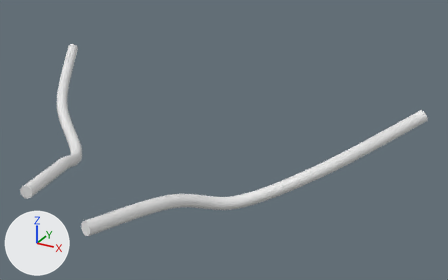
A saved change to the glTF model public/assets/spine/sp_root_l5.glb.
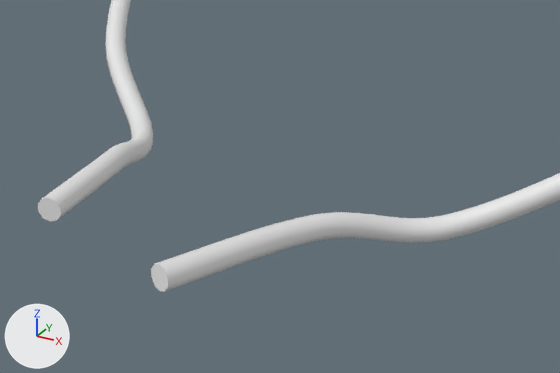
There are two pictures of each version: one whole from a 50 mm lens placed at (80.4, -97.3, 44.0), pointed at (15.6, 20.4, -14.9), one close up on the part from 0% to 67% of the width and 28% to 100% of the height. The lights are fixed; the arrows at lower left show +X, +Y and +Z. The last two pictures show the newer version. Where no turn or scale is listed for an object, it has been applied to the vertices. Vertices at exactly the same position are counted once.

The first close-up shows 'L', 'R'.
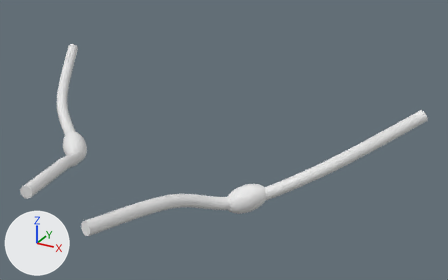
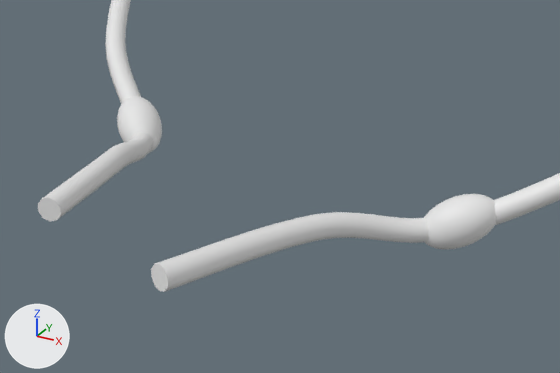
Where the newer file only moved an object's origin or applied its transform, the numbers keep the older frame.

What differs and where, as boxes (x1, y1, x2, y2) in the close-ups (560 x 373 px):
'L', reshaped: before (38, 0, 153, 221); after (38, 0, 162, 222)
part 1 of me_l, added: after (117, 96, 162, 153)
part 2 of me_r, added: after (424, 194, 496, 250)

Diff of the bpy script that builds the scene:
```diff
--- a/public/assets/spine/sp_root_l5.glb.py
+++ b/public/assets/spine/sp_root_l5.glb.py
@@ me_l @@
 # used by ob_l; location = (-32.49, 15.69, -16.03)
-me_l.from_pydata(...)  # 332 vertices, 660 faces; spans x -21.3..21.3, y -31.5..31.5, z -9.7..9.7
+me_l.from_pydata(...)  # 670 vertices, 1332 faces; spans x -21.3..21.3, y -31.5..31.5, z -10.7..9.7
+# me_l part 1: a new loose piece of 338 vertices spanning x 2.3..10.6, y -4.8..2.7, z -10.7..-4.0
@@ me_r @@
 # used by ob_r; location = (33.13, 8.57, -15.78)
-me_r.from_pydata(...)  # 332 vertices, 660 faces; spans x -24.8..24.8, y -31.4..31.4, z -9.8..9.8
+me_r.from_pydata(...)  # 670 vertices, 1332 faces; spans x -24.8..24.8, y -31.4..31.4, z -10.8..9.8
+# me_r part 2: a new loose piece of 338 vertices spanning x -11.1..-2.4, y -1.0..6.1, z -10.8..-4.1
```
